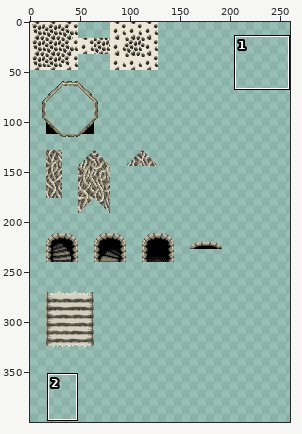
Edited in one commit: sprite sheet (public/gfx/tiles/vanara.png). Above: a wide view before the commit, with the close-up outlined.
Close-up. Before:
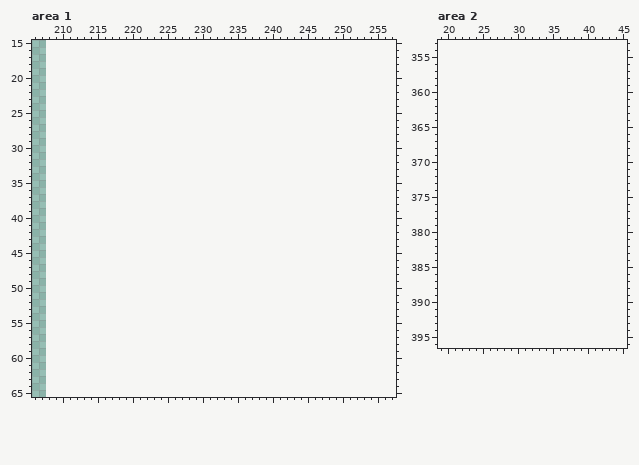
The file is 208x336 pixels. Colours within 5 levels of each other are drawn and written as one. Shown: area 1: x 206..257, y 15..65; area 2: x 19..45, y 353..396. The old version is drawn lined up with the new one, on the new canvas. The wide view leaves out empty margins. The commit also changed other parts of the picture, which this record leaves out.
New version:
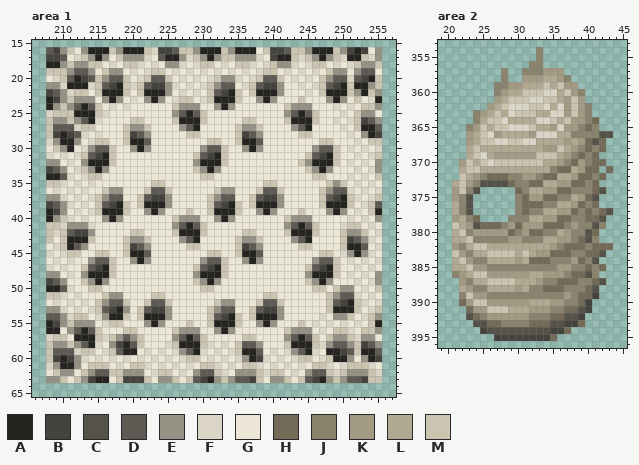
Palette (. is transparent): A #252421  B #45433e  C #555349  D #5c5a53  E #949284  F #dad5c6  G #ece6d7  H #736b57  J #8a836e  K #a39a83  L #b2a992  M #cac4b0
From old to new:
canvas 208x336 -> 272x416
Changed rows in their new state; - is an unchanged pixel.
Area 1:
first column x 208:
16 DBEMGEAAAMEAAAMFBBDMMEAAAMEAAAGMBBDMMEAAAMEBABGE
17 BBDGFMEAEGMEEEFGDAAEFMEAEMMEEEFGBAAMFMEAEMFAAMFE
18 AAEMEEMMGFGMMFGFGEEFGFMMGFGMMFGFMEEFGFMMGFGFMEEM
19 MMMEDDEGMEEGFGFMMGFGFGFGFGFGFGFMMGFGFGFGMEEGEDDG
20 GFMDABDMEDDMGFMDDMGFGFGFMEEFGFMDDMGFGFGMEDDFDBAM
21 EEFAAAFMDBAMFMDBBEFGFGFMEDDGFMDBBEGGFGFMDBAMAAEM
22 BDEFMMGMAAAMGMAAAEGFGFGMDBAMGMAAAEGGGFGMAAAMEAME
23 ABEMEEEGEAEGFGEAEGFMMGFMAAAMGGEAEGGGMGGGEAEGMGFA
24 AEMEDADMGFGFGGGGGGMEEEGGEAEGGGGGGGMEEEGGGFGFGMME
25 FMMMAAAMFGGGGGGGGGEDADMGGGGGGGGGGGEDADMGGGFGMEEG
26 MEEMEDAFGGGGMMGGGGMAAAMGGGGGMMGGGGMAAAMGGFGFMBDE
27 MDDDFMMGGGGMEEMGGGGEDAGGGGGMEEMGGGGEDAGGGGFGMAAD
28 MBABDFGFGGGMBDEGGGGGMMGGGGGMBDEGGGGGMMGGGGGFGEAB
29 FEAAEGFMMGGMAADGGGGGGGGMMGGMAADGGGGGGGGMMGGGFGMM
30 GMEAGFEDDMGGEAEGGGGGGGEDDMGGEAEGGGGGGGEDDMGFGFGF
31 FGFGFMDBAMGGGGGGGGGGGMDBAMGGGGGGGGGGGMDBAMGGFGFM
32 EEGFGEAAAMGGGGGGGGGGGEAAAMGGGGGGGGGGMEAAAMGFGFGE
33 BDEGFMEAEGGGGGGGGGGGGMEAEGGGGGGGGGGGGMEAEGGGFGFE
34 AADFGFMMGGGGGGGGGGGGGGMMGGGGGGGGGGGGGGMMGGGFGFGM
35 MMFGFGFGGGGGGGGMMGGGGGGGGGGGGGGMMGGGGGGGMEMGFGFG
36 GFGFGFGGMEEGGGMDDMGGGGGGMEEGGGMDDMGGGGGMEDDFGFGF
37 EEFGFGFMEDDGGMDBBEGGGGGMEDDGGMDBBEGGGGGMDBAMFGFM
38 BDEFGFGMDBAMGMAAAEGGGGGMDBAMGMAAAEGGGGGMAAAMGFMD
39 ABEGFGFMAAAMGGEAEGGGMGGMAAAMGGEAEGGGMGGGEAEGFGMA
40 AEMFGFGGEAEGGGGGGGMEEEGGEAEGGGGGGGMEEEGGGGGFGFGE
41 MMFEEEFGGGGGGGGGGGEDADMGGGGGGGGGGGEDADMGGGFMMGFG
42 MFMDBBEGGGGGMMGGGGMAAAMGGGGGMMGGGGMAAAMGGGMEEMGF
43 MGMAAAMGGGGMEEMGGGGEDAGGGGGMEEMGGGGEDAGGGGMBDEFG
44 GFMADEGGGGGMBDEGGGGGMMGGGGGMBDEGGGGGMMGGGGMAADGF
45 FGFMMGGMMGGMAADGGGGGGGGMMGGMAADGGGGGGGGMMGFEAEFG
46 GFGFGGEDDMGGEAEGGGGGGGEDDMGGEAEGGGGGGGEDDMGFGFGF
47 FGFGGMDBAMGGGGGGGGGGGMDBAMGGGGGGGGGGGMDBAMGGFGFG
48 EEGFGEAAAMGGGGGGGGGGGEAAAMGGGGGGGGGGGEAAAMGFGFGE
49 BDEGGMEAEGGGGGGGGGGGGMEAEGGGGGGGGGGGGMEAEGGGFGFE
50 AADFGGMMGGGGGGGGGGGGGGMMGGGGGGGGGGGGGGMMGMEEGFGM
51 MMFGFGGGMEEGGGGMMGGGGGGGGGGGGGGMMGGGGGGGMEDDFGFG
52 GFGFGFGMEDDMGGMDDMGGGGGGMEEGGGMDDMGGGGGGMDBAMFGF
53 EEFGFGFMDBAEGMDBBEGGGGGMEDDGGMDBBEGGGGGGMAAAMGFM
54 DDEFMMGFEAAMGMAAAEGGGGGMDBAMGMAAAEGGGGGFGEEMGFME
55 ABEMEEEGFMMGGGEAEGGGMGGMAAAMGGEAEGGGMGFGFGFGFGMA
56 AAGEDADMGGGMMGGGGGMEEEGGEAEGGGGGGGMEEEGFGMMFGMME
57 FMMGAAAMFMEDEMGGGGEDADMGGGGGMMGGGGEDADMGMEEMFEEG
58 MEEMEDAFGEBADMGGGFMAAAMFGFGMDDEGGGMAAAMFEDDEMBDE
59 MDDDFMMGFMDAAGFGFGFEDAFGFGFMAADGFGFEDAFGAABDMAAD
60 MBABEFGFGFGFGFGFGFGFMMGFGFGFEABFGFGFMMGFMAAEGEAB
61 FEAAEGMMMGFGMMFGFGFGFGMMFGFGMMFGFGFGFGMMFGFMMMFG
62 GMEEGMEDDMMEEEGFMMGFGEDDMFGEEEMFMMGFGEDDMFMEEEMF
63 EEMGMEBAAGMBBBMGEEMGMDBAEMEDDBMGEEMGMDBAEMEDDBMM
Area 2:
first column x 21:
354 ------------J----------
355 ------------J----------
356 -----------JJ----------
357 -------J--JJJKKK-------
358 -------J--KKKLLKJ------
359 ------JJKKLLLMLMKK-----
360 ------JKLLMMMFFLMKJ----
361 ------KLMMMFFMMLKMK----
362 -----KLMFFFMMFLFKMKJ---
363 ---JKLMLFMMMLLFFKMKJ---
364 ---JLMMFLLLLFFMLMKKJH--
365 --JKMLMMFFFMLLKFKKJHJ--
366 --KLMFKLLLLKFFFLLJJJJCC
367 --KLMMFFMMFFLLLLKLKHCH-
368 --LMLLLLLLLLLKKMLKJHJH-
369 --LMFLKKKKKKMMMLKJHJH--
370 -KMLMFMMMMMMMLLKJHKJHH-
371 -LMMLLLLLLLLLLJHHLKHH-H
372 -MLKJHHHJJKKJHHLLKHHJH-
373 LMKJCCCCHJJHHLLKKHHJH--
374 KMJC-----HJLLKKHHJJJHC-
375 KJC------JHKKHHJJLKHC--
376 LJC------JHHHJJLLKHJH--
377 LJC------JHJJLLKKHJHJHC
378 KLJH----JJJLLKKHHJJHHC-
379 MLKCHHHJKHKKKHHHJKJJCJ-
380 LMJKKKKKHJKHHJJLKJJCH--
381 LLMJJJJJKKJJJLLKKJHCJ--
382 KJLMMLLLLLLLLLKJHHHJHHH
383 MKJLLMMMMLMLKKHHHJJHHC-
384 LMKJJLLLLKLHHHJJJKHJC--
385 LLMKKJJJJJJJJJJKKJJHJH-
386 JKLMMKKKKKKLLKKKJHHCJ--
387 -KJLLMMMMLLLKJJHHHJJHC-
388 -LKJJLLLLKLJJHHHJJJHC--
389 -JMKKJJJJJJJJJJJKJHHB--
390 -HKMMKKKKKKLLLKKJJHB---
391 --HKKMMMLLLKKKJJHHCB---
392 --CHJKKKKKKJJJHHCCB----
393 ---CCHHJJJJHHHCCBBH----
394 ----BCCCCCCCCCBBH------
395 ------BBBBBBBBH--------
